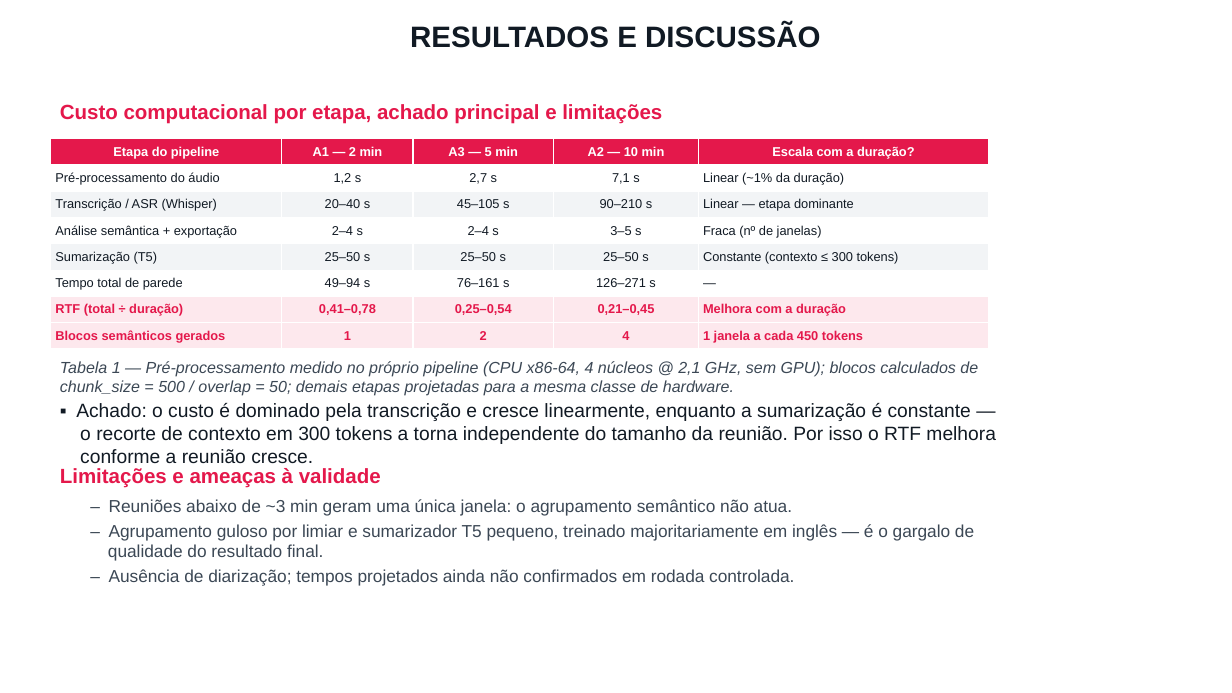
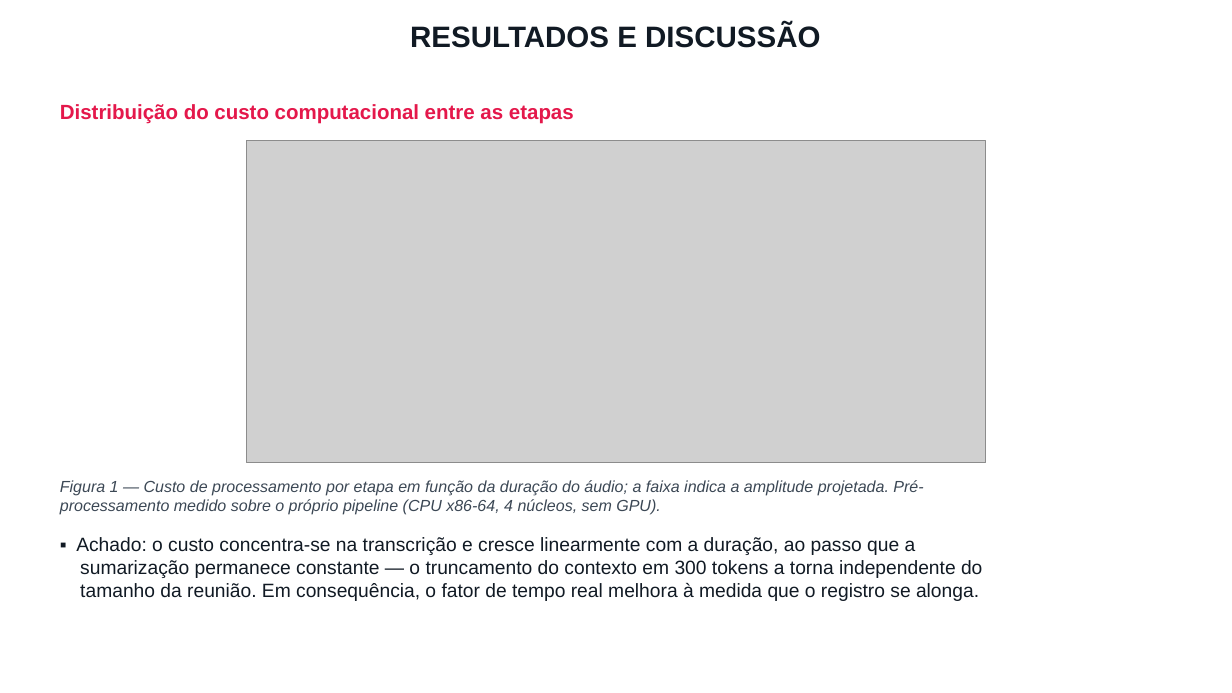
Before and after one commit to MatMeloni/meeting-transcription, a slide deck: slide 7 of docs/apresentacao/APRESENTACAO_JIC_2026_Meloni.pptx. Drawn at 1232x693 pixels with LibreOffice and Linux fonts; fonts in the diff are those of the drawing; grey boxes stand for pictures; background and template pictures are left out. Boxes give left, top, right and bottom in pixels: in the first picture for what was removed or moved away, otherwise in the second. Text is boxed around its words. In the diff, an @@ line names an element or a change of style, - is before the commit and + after.

```diff
--- a/docs/apresentacao/APRESENTACAO_JIC_2026_Meloni.pptx
+++ b/docs/apresentacao/APRESENTACAO_JIC_2026_Meloni.pptx
@@ text at box(60, 104, 574, 124): text changed @@
-Custo computacional por etapa, achado principal e limitações
+Distribuição do custo computacional entre as etapas
@@ table removed at box(51, 139, 989, 349), 8 rows, 5 columns @@
-Etapa do pipeline | A1 — 2 min | A3 — 5 min | A2 — 10 min | Escala com a duração?
-Pré-processamento do áudio | 1,2 s | 2,7 s | 7,1 s | Linear (~1% da duração)
-Transcrição / ASR (Whisper) | 20–40 s | 45–105 s | 90–210 s | Linear — etapa dominante
-Análise semântica + exportação | 2–4 s | 2–4 s | 3–5 s | Fraca (nº de janelas)
-Sumarização (T5) | 25–50 s | 25–50 s | 25–50 s | Constante (contexto ≤ 300 tokens)
-Tempo total de parede | 49–94 s | 76–161 s | 126–271 s | —
-RTF (total ÷ duração) | 0,41–0,78 | 0,25–0,54 | 0,21–0,45 | Melhora com a duração
-Blocos semânticos gerados | 1 | 2 | 4 | 1 janela a cada 450 tokens
@@ picture added at box(247, 140, 986, 463) @@
@@ text removed at box(60, 468, 974, 586) @@
-Limitações e ameaças à validade
-– Reuniões abaixo de ~3 min geram uma única janela: o agrupamento semântico não atua.
-– Agrupamento guloso por limiar e sumarizador T5 pequeno, treinado majoritariamente em inglês — é o gargalo de qualidade do resultado final.
-– Ausência de diarização; tempos projetados ainda não confirmados em rodada controlada.
@@ text at box(60, 480, 923, 515): text changed @@
-Tabela 1 — Pré-processamento medido no próprio pipeline (CPU x86-64, 4 núcleos @ 2,1 GHz, sem GPU); blocos calculados de chunk_size = 500 / overlap = 50; demais etapas projetadas para a mesma classe de hardware.
+Figura 1 — Custo de processamento por etapa em função da duração do áudio; a faixa indica a amplitude projetada. Pré-processamento medido sobre o próprio pipeline (CPU x86-64, 4 núcleos, sem GPU).
@@ text at box(76, 537, 982, 601): text changed @@
-▪ Achado: o custo é dominado pela transcrição e cresce linearmente, enquanto a sumarização é constante — o recorte de contexto em 300 tokens a torna independente do tamanho da reunião. Por isso o RTF melhora conforme a reunião cresce.
+▪ Achado: o custo concentra-se na transcrição e cresce linearmente com a duração, ao passo que a sumarização permanece constante — o truncamento do contexto em 300 tokens a torna independente do tamanho da reunião. Em consequência, o fator de tempo real melhora à medida que o registro se alonga.
```
Also in this commit, not shown: 4 other slides changed, 1 slide added, 5 other files.
